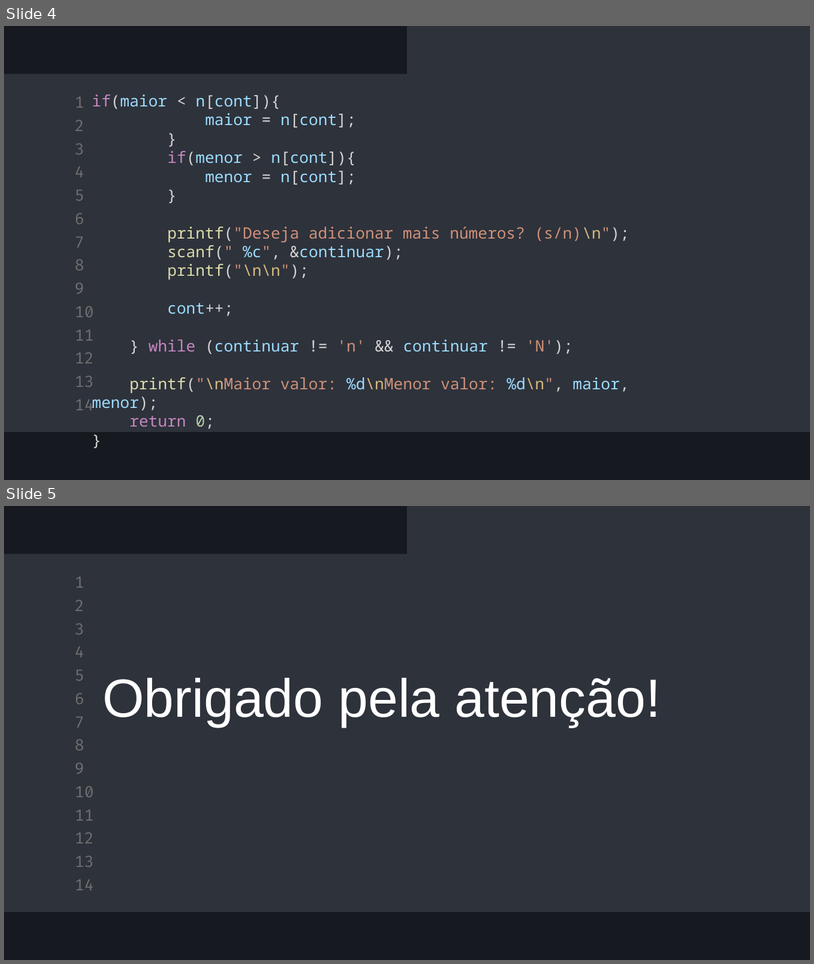
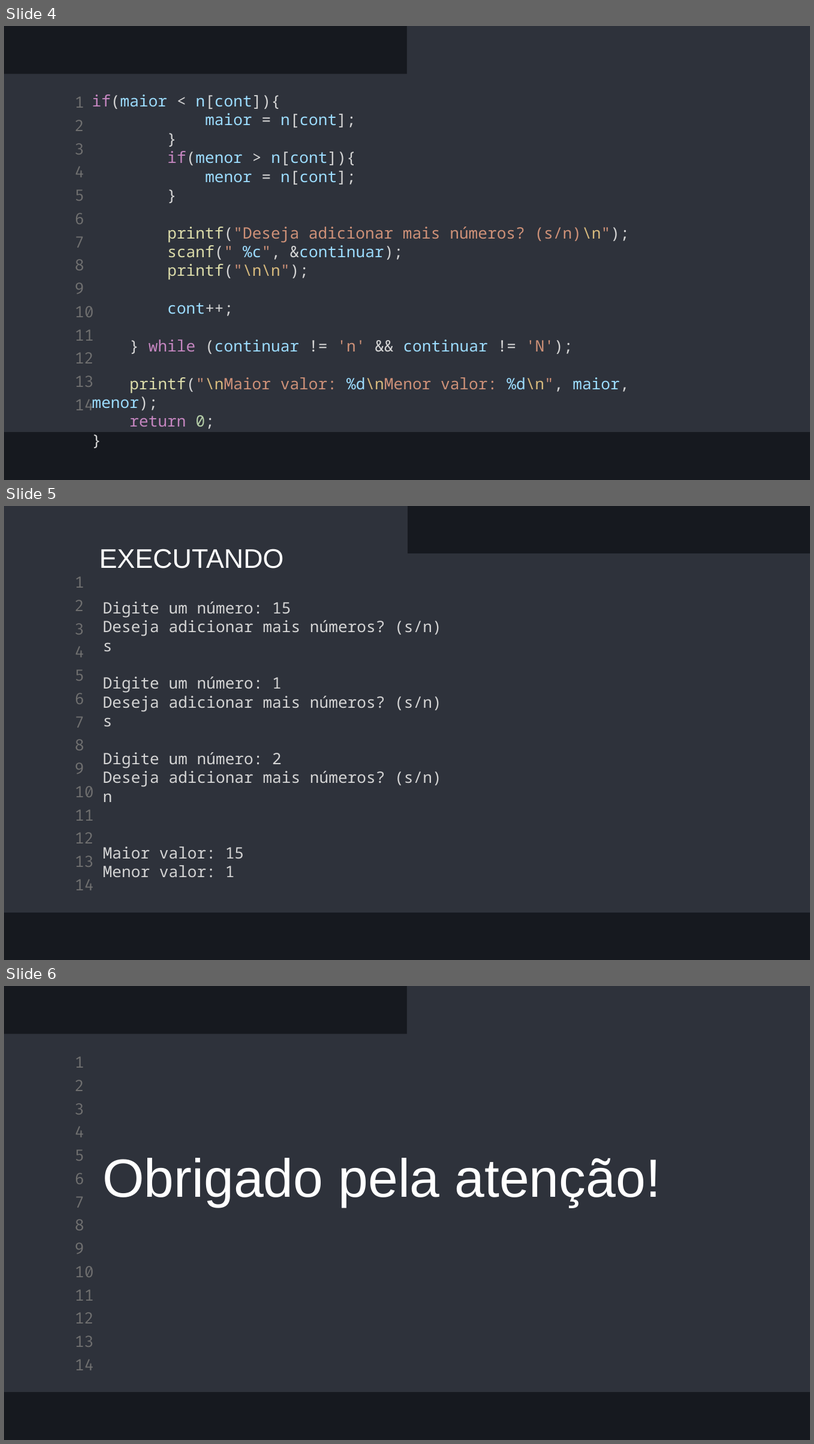
Before and after one commit to RodrigoEduardo347/exercicios-em-c, a slide deck: alg2-ex-propostos-3/ex-proposto-1/exercicio1.pptx. Shown one above the other, each under a label of ours: slides 4 and 5 before the commit, slides 4, 5 and 6 after it. The pictures are 814x964 and 814x1444 pixels, drawn with LibreOffice and Linux fonts; fonts in the diff are those of the drawing. Boxes give left, top, right and bottom in pixels: in the first picture for what was removed or moved away, otherwise in the second. Text is boxed around its words. In the diff, an @@ line names an element or a change of style, - is before the commit and + after.

```diff
--- a/alg2-ex-propostos-3/ex-proposto-1/exercicio1.pptx
+++ b/alg2-ex-propostos-3/ex-proposto-1/exercicio1.pptx
@@ slide 5 added at box(4, 506, 810, 960), background #16191F; not listed: 14 template elements that a slide beside it also shows @@
@@ rectangle added at box(4, 506, 407, 558), fill #2E323B, outline #2E323B 0.75 pt @@
@@ rectangle added at box(4, 553, 810, 912), fill #2E323B, outline #2E323B 0.75 pt @@
@@ text added at box(99, 549, 284, 568), 24 pt, text #FFFFFF @@
+EXECUTANDO
@@ text added at box(103, 601, 441, 877), 14 pt, text #D4D4D4 @@
+Digite um número: 15
+Deseja adicionar mais números? (s/n)
+s
+Digite um número: 1
+Deseja adicionar mais números? (s/n)
+s
+Digite um número: 2
+Deseja adicionar mais números? (s/n)
+n
+Maior valor: 15
+Menor valor: 1
@@ what was slide 5 is now slide 6 @@
```
Also in this commit, not shown: 6 other files.
